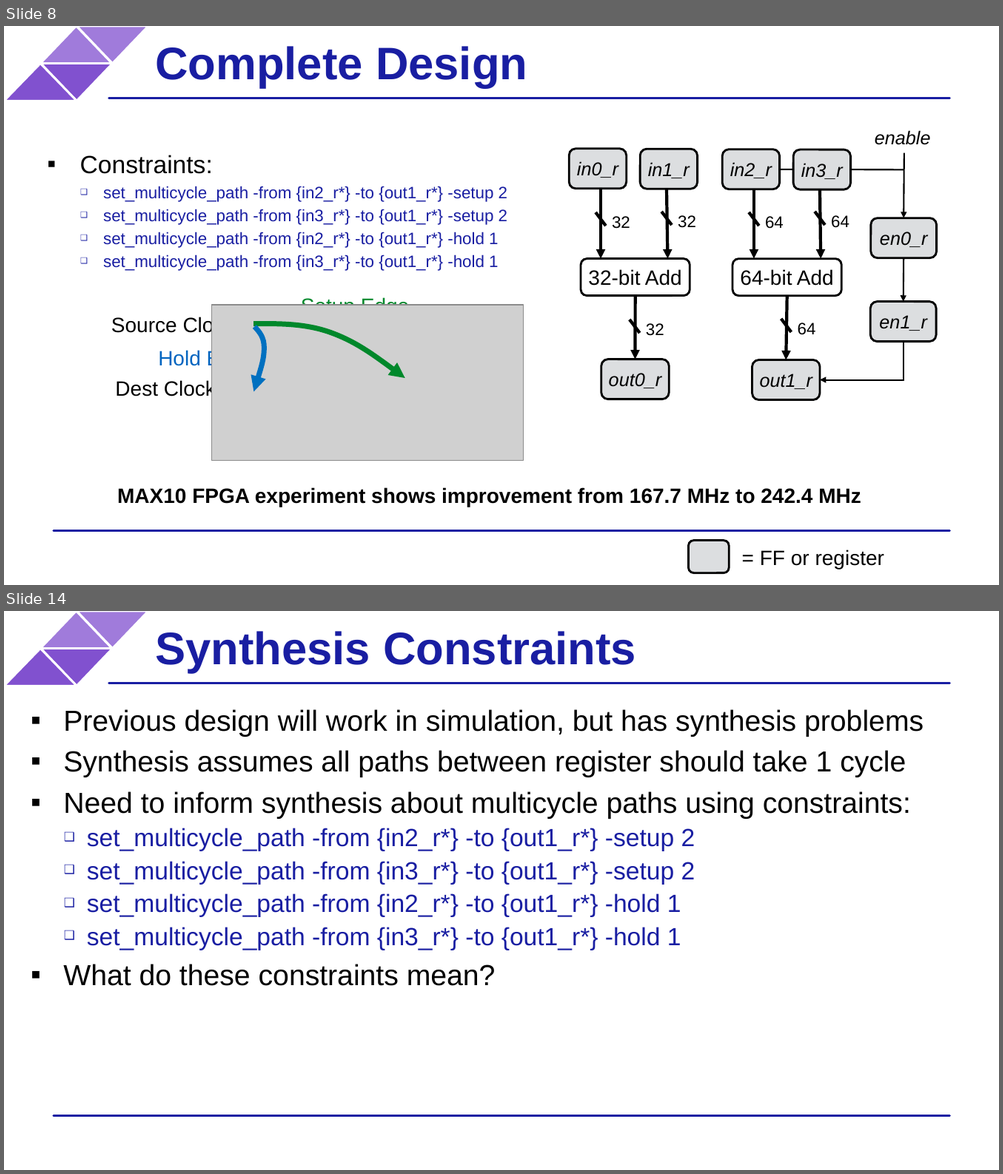
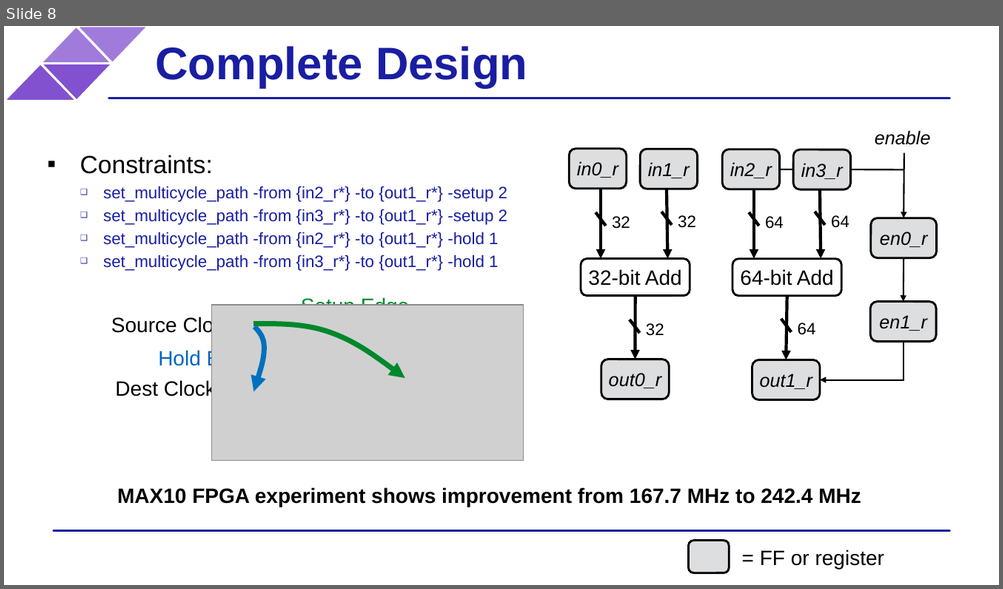
Before and after one commit to ARC-Lab-UF/intel-training-modules, a slide deck: timing/examples/multicycle_path/multicycle_paths.pptx. Shown one above the other, each under a label of ours: slides 8 and 14 before the commit, slide 8 after it; the slides between them are not shown. The pictures are 1003x1174 and 1003x589 pixels, drawn with LibreOffice and Linux fonts; fonts in the diff are those of the drawing; grey boxes stand for pictures; background and template pictures are left out. Boxes give left, top, right and bottom in pixels: in the first picture for what was removed or moved away, otherwise in the second. Text is boxed around its words. In the diff, an @@ line names an element or a change of style, - is before the commit and + after.

Commit message:
Updated slides

```diff
--- a/timing/examples/multicycle_path/multicycle_paths.pptx
+++ b/timing/examples/multicycle_path/multicycle_paths.pptx
@@ slide 14 removed at (x1=4, y1=611, x2=999, y2=1170), background #FFFFFF; not listed: 6 template elements that a slide beside it also shows @@
@@ title removed at (x1=155, y1=631, x2=636, y2=673) @@
-Synthesis Constraints
@@ text removed at (x1=63, y1=709, x2=923, y2=986) @@
-▪ Previous design will work in simulation, but has synthesis problems
-▪ Synthesis assumes all paths between register should take 1 cycle
-▪ Need to inform synthesis about multicycle paths using constraints:
-  ❑ set_multicycle_path -from {in2_r*} -to {out1_r*} -setup 2
-  ❑ set_multicycle_path -from {in3_r*} -to {out1_r*} -setup 2
-  ❑ set_multicycle_path -from {in2_r*} -to {out1_r*} -hold 1
-  ❑ set_multicycle_path -from {in3_r*} -to {out1_r*} -hold 1
-▪ What do these constraints mean?
```
Also in this commit, not shown: 6 other slides removed.
